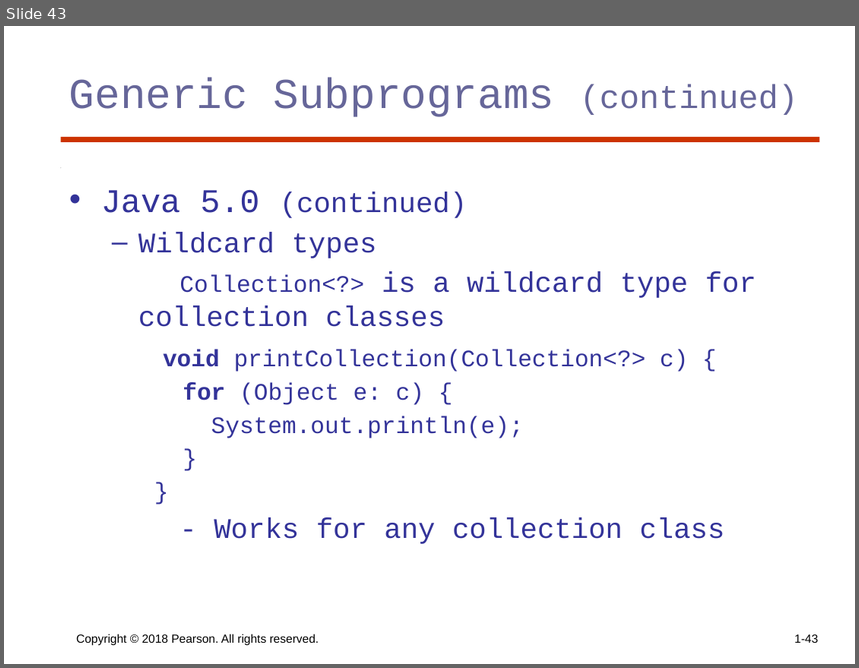
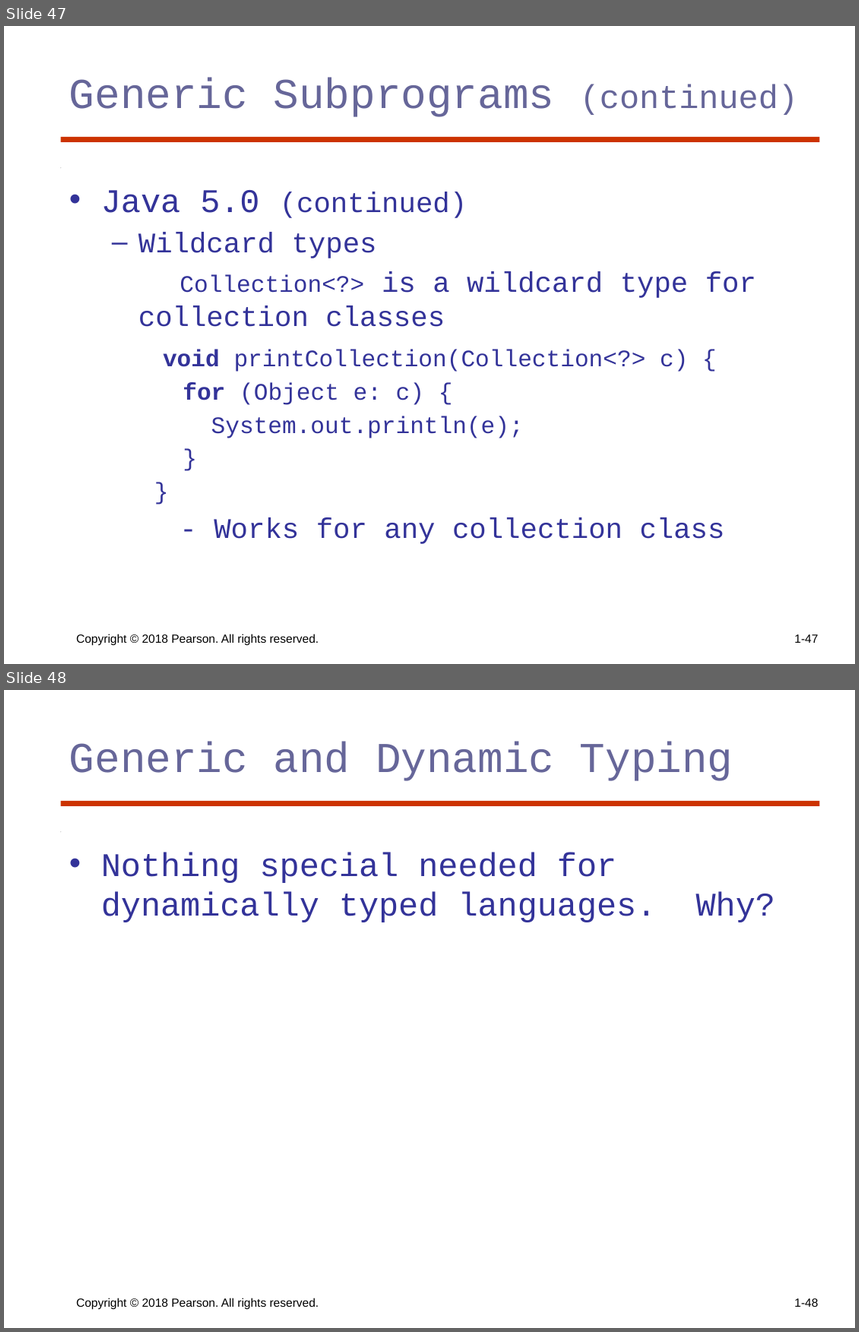
Before and after one commit to KurmasGVSU/KurmasGVSU.github.io, a slide deck: Teaching/Courses/W23/CIS343/LectureNotes/cis343_ch9.pptx. Shown one above the other, each under a label of ours: slide 43 before the commit, slides 47 and 48 after it. The pictures are 859x668 and 859x1332 pixels, drawn with LibreOffice and Linux fonts; fonts in the diff are those of the drawing. Boxes give left, top, right and bottom in pixels: in the first picture for what was removed or moved away, otherwise in the second. Text is boxed around its words. In the diff, an @@ line names an element or a change of style, - is before the commit and + after.

```diff
--- a/Teaching/Courses/W23/CIS343/LectureNotes/cis343_ch9.pptx
+++ b/Teaching/Courses/W23/CIS343/LectureNotes/cis343_ch9.pptx
@@ slide 48 added at (4,690,855,1328), background #FFFFFF; not listed: 2 template elements that a slide beside it also shows @@
@@ title added at (69,742,734,781), 36 pt, text #666699 @@
+Generic and Dynamic Typing
@@ text added at (101,852,775,923), 28 pt, text #333399 @@
+• Nothing special needed for dynamically typed languages. Why?
@@ text added at (76,1298,319,1309), 10 pt, text #000000 @@
+Copyright © 2018 Pearson. All rights reserved.
@@ page number added at (794,1299,818,1307), 10 pt, text #000000 @@
+1-48
@@ what was slide 43 is now slide 47 @@
@@ page number at (794,635,818,643): text changed @@
-1-43
+1-47
```
Also in this commit, not shown: 26 slides changed, 4 other slides added, 4 other files.
